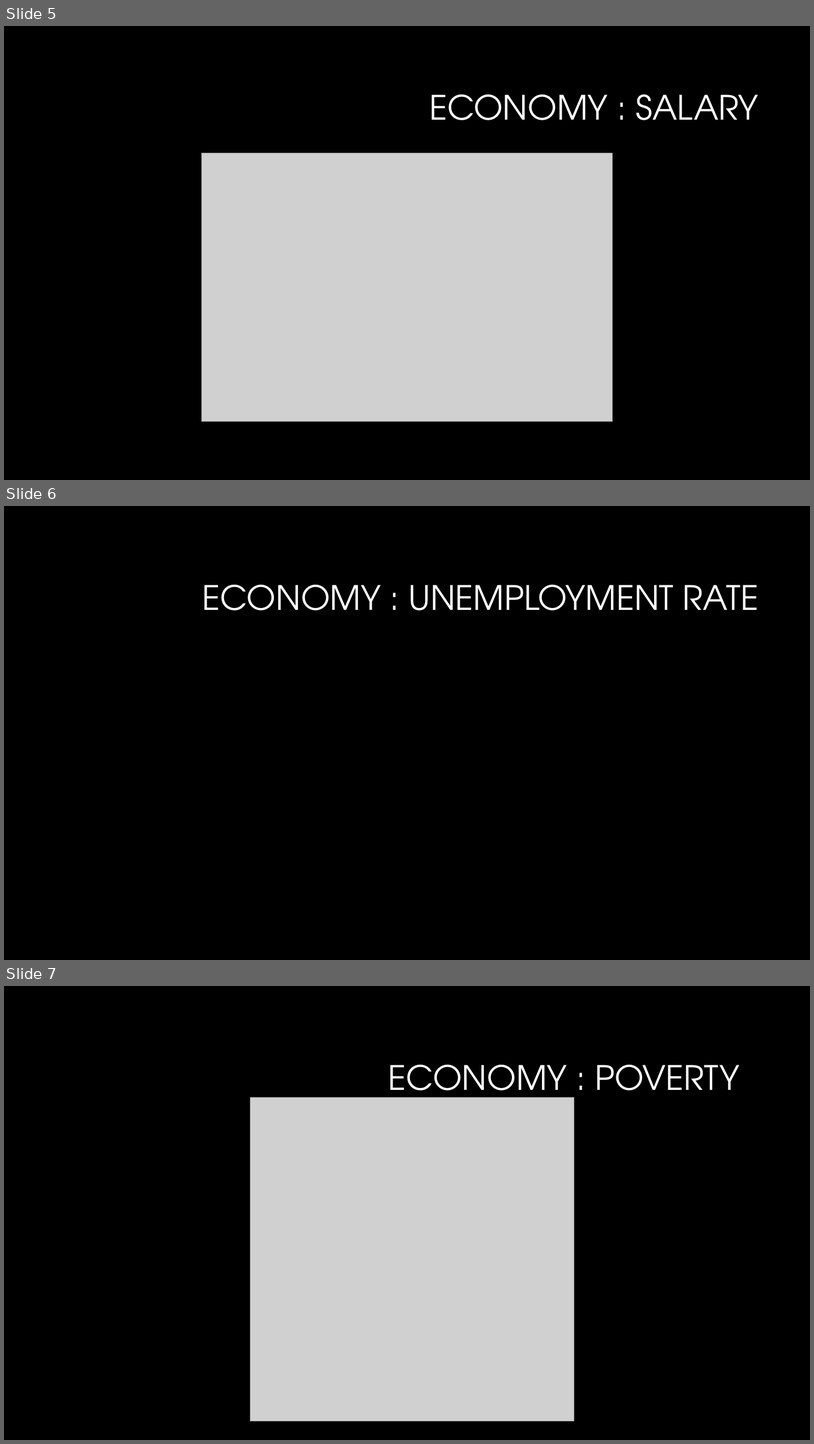
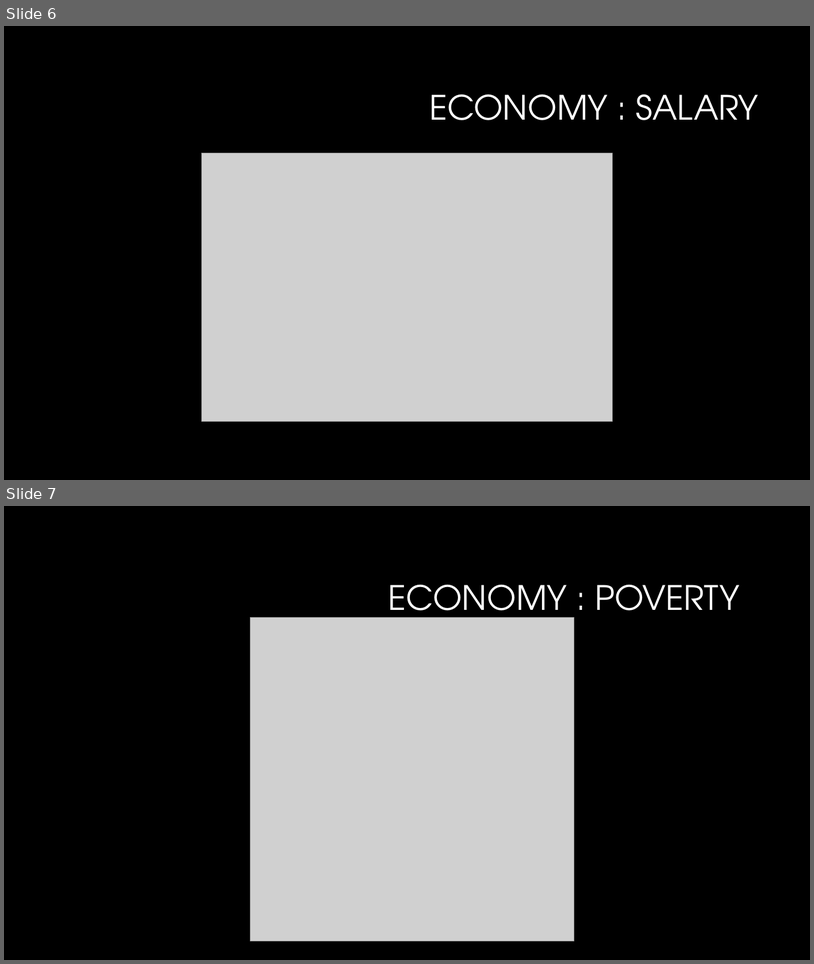
Before and after one commit to JANSSOC/Group6_Project, a slide deck: Group Project one .pptx. Shown one above the other, each under a label of ours: slides 5, 6 and 7 before the commit, slides 6 and 7 after it. The pictures are 814x1444 and 814x964 pixels, drawn with LibreOffice and Linux fonts; fonts in the diff are those of the drawing; grey boxes stand for pictures; background and template pictures are left out. Boxes give left, top, right and bottom in pixels: in the first picture for what was removed or moved away, otherwise in the second. Text is boxed around its words. In the diff, an @@ line names an element or a change of style, - is before the commit and + after.

Commit message:
New presentation

```diff
--- a/Group Project one .pptx
+++ b/Group Project one .pptx
@@ slide 6 removed at <box>4,506,810,960</box>, background #000000 @@
@@ title removed at <box>202,585,759,610</box> @@
-ECONOMY : UNEMPLOYMENT RATE
@@ what was slide 5 is now slide 6 @@
```
Also in this commit, not shown: 1 slide added.
